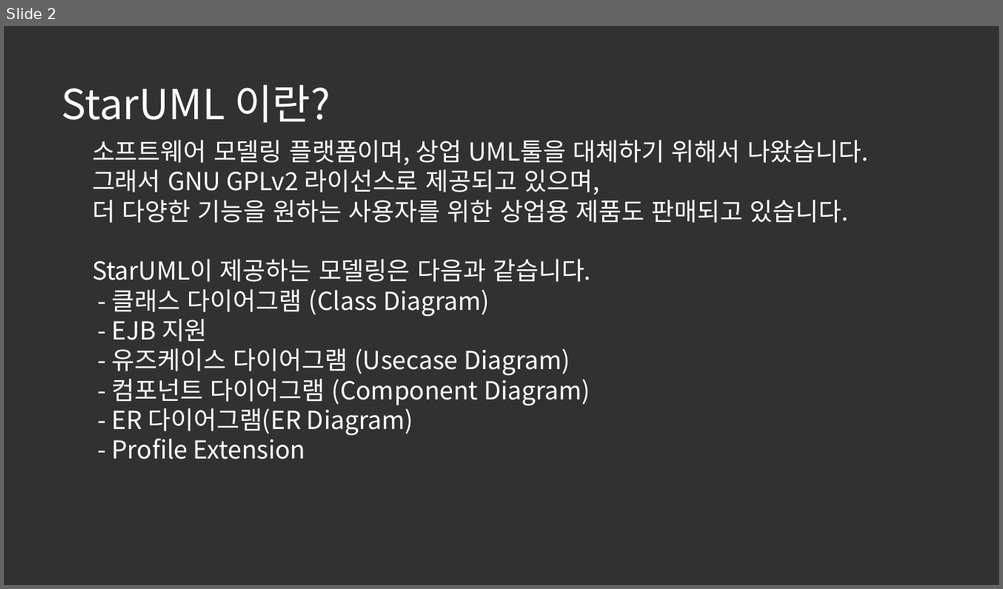
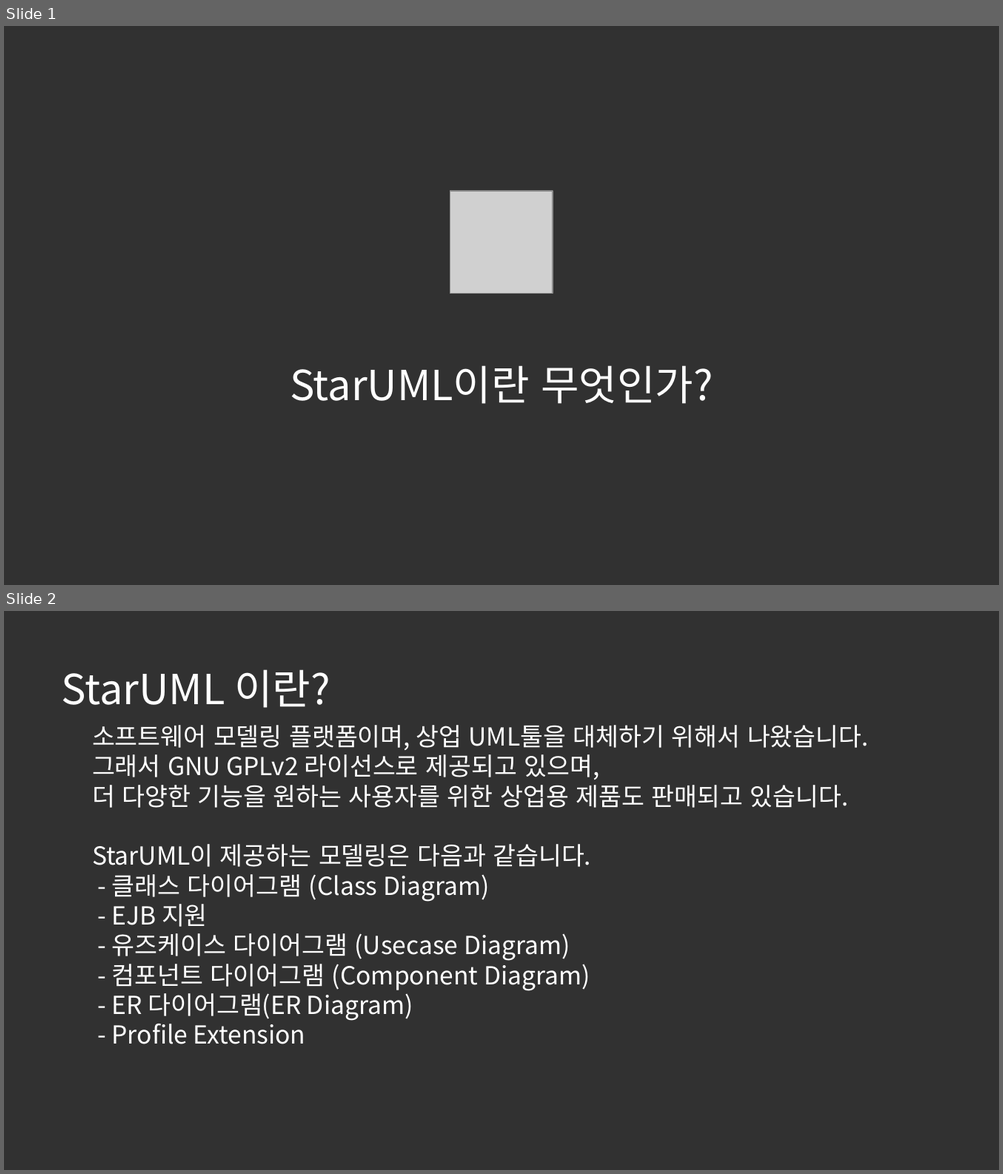
Before and after one commit to DevKimYj/CPPC, a slide deck: 교육자료/02. SW 설계 도구편/01. StarUML/01. StarUML이란 무엇인가.pptx. Shown one above the other, each under a label of ours: slide 2 before the commit, slides 1 and 2 after it. The pictures are 1003x589 and 1003x1174 pixels, drawn with LibreOffice and Linux fonts; fonts in the diff are those of the drawing; grey boxes stand for pictures. Boxes give left, top, right and bottom in pixels: in the first picture for what was removed or moved away, otherwise in the second. Text is boxed around its words. In the diff, an @@ line names an element or a change of style, - is before the commit and + after.

```diff
--- a/교육자료/02. SW 설계 도구편/01. StarUML/01. StarUML이란 무엇인가.pptx
+++ b/교육자료/02. SW 설계 도구편/01. StarUML/01. StarUML이란 무엇인가.pptx
@@ slide 1 added at bbox=[4, 26, 999, 585], background #313131 @@
@@ picture added at bbox=[450, 191, 552, 293] @@
@@ text added at bbox=[290, 366, 712, 404], 40 pt, text #FFFFFF @@
+StarUML이란 무엇인가?
```
Also in this commit, not shown: 1 slide removed, 1 other file.
